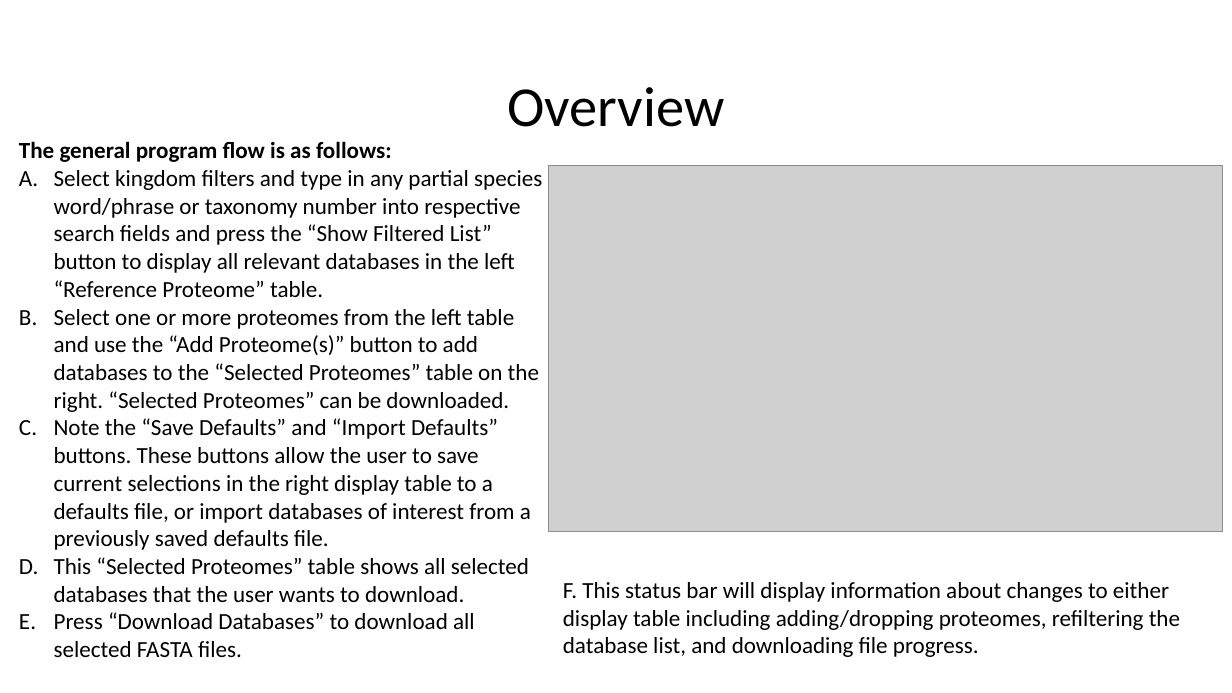
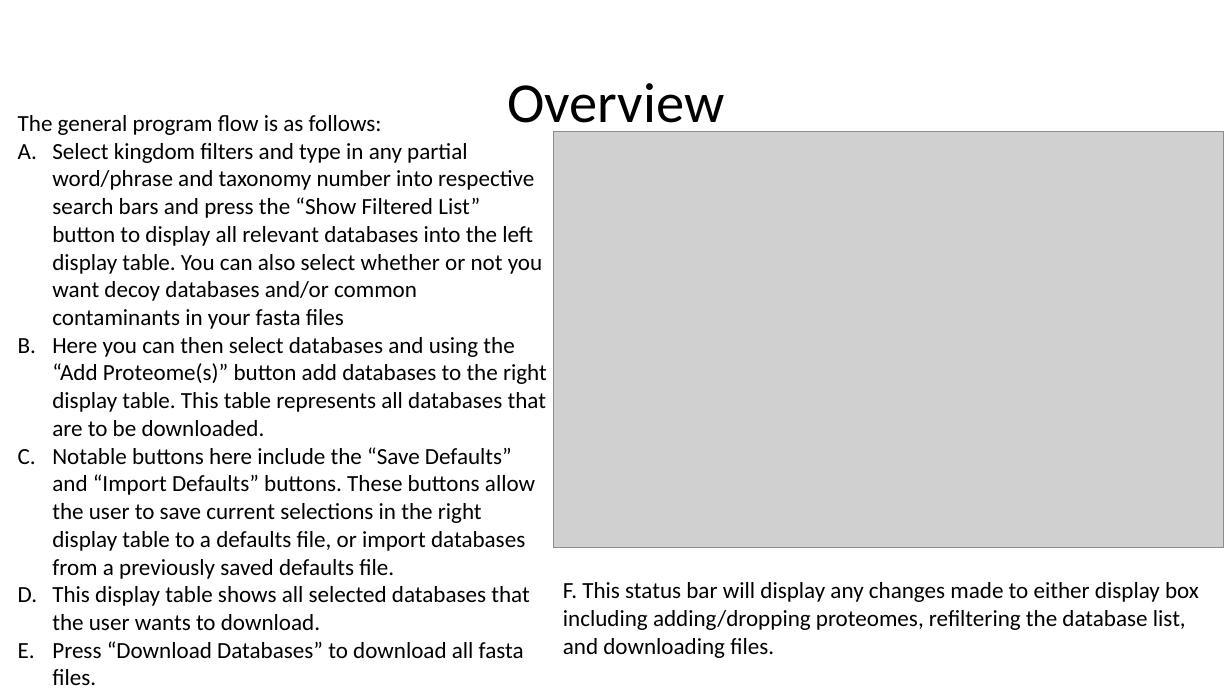
Before and after one commit to lily-liang12/Reference_Proteome_Manager, a slide deck: slide 2 of Reference_Proteome_Manager_UniProt/User_Guide_UniProt.pptx (slide 7 before the commit). Drawn at 1232x693 pixels with LibreOffice and Linux fonts; fonts in the diff are those of the drawing; grey boxes stand for pictures. Boxes give left, top, right and bottom in pixels: in the first picture for what was removed or moved away, otherwise in the second. Text is boxed around its words. In the diff, an @@ line names an element or a change of style, - is before the commit and + after.

```diff
--- a/Reference_Proteome_Manager_UniProt/User_Guide_UniProt.pptx
+++ b/Reference_Proteome_Manager_UniProt/User_Guide_UniProt.pptx
@@ title "Overview" at [507,83,724,135]: line spacing 1 to 0.9 @@
@@ text "The general program flow is ...": place and size @@
-text "The general program flow is ..." at [19,141,542,657]
+text "The general program flow is ..." at [18,115,547,685]
@@ text at [18,115,382,135]: bold off in "The general program flow is as follows:" @@
@@ text at [52,143,547,685]: text changed @@
-A. Select kingdom filters and type in any partial species word/phrase or taxonomy number into respective search fields and press the “Show Filtered List” button to display all relevant databases in the left “Reference Proteome” table.
-B. Select one or more proteomes from the left table and use the “Add Proteome(s)” button to add databases to the “Selected Proteomes” table on the right. “Selected Proteomes” can be downloaded.
-C. Note the “Save Defaults” and “Import Defaults” buttons. These buttons allow the user to save current selections in the right display table to a defaults file, or import databases of interest from a previously saved defaults file.
-D. This “Selected Proteomes” table shows all selected databases that the user wants to download.
-E. Press “Download Databases” to download all selected FASTA files.
+A. Select kingdom filters and type in any partial word/phrase and taxonomy number into respective search bars and press the “Show Filtered List” button to display all relevant databases into the left display table. You can also select whether or not you want decoy databases and/or common contaminants in your fasta files
+B. Here you can then select databases and using the “Add Proteome(s)” button add databases to the right display table. This table represents all databases that are to be downloaded.
+C. Notable buttons here include the “Save Defaults” and “Import Defaults” buttons. These buttons allow the user to save current selections in the right display table to a defaults file, or import databases from a previously saved defaults file.
+D. This display table shows all selected databases that the user wants to download.
+E. Press “Download Databases” to download all fasta files.
@@ picture: place and size @@
-picture at [548,165,1222,531]
+picture at [554,131,1224,548]
@@ text at [563,582,1199,658]: text changed @@
-F. This status bar will display information about changes to either display table including adding/dropping proteomes, refiltering the database list, and downloading file progress.
+F. This status bar will display any changes made to either display box including adding/dropping proteomes, refiltering the database list, and downloading files.
```
Also in this commit, not shown: 6 other slides changed, 1 slide added, 6 slides removed.
